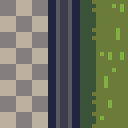
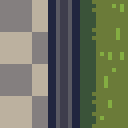
Layered file, before and after one edit (128 x 128). Changes by layer:
painted on "Arrière-plan" over left=0, top=0, right=48, bottom=128
